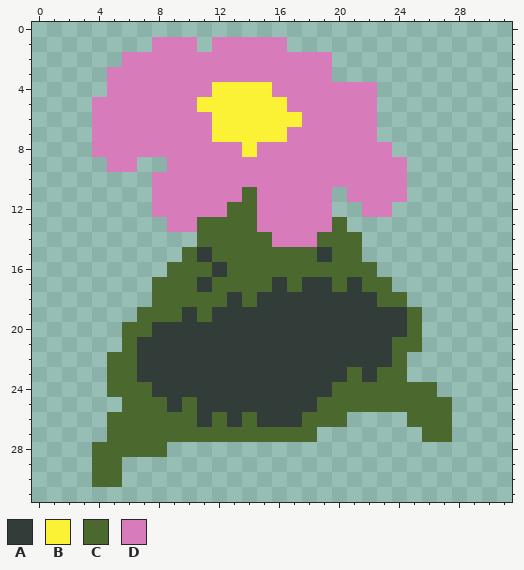
File history of a pixel-art sprite, Assets/Art/FlowerEnemy/FlowerEnemyAttack/FlowerEnemyAttack5.png. Above: the version before the commit.
The file is 32x32 pixels.
Palette (. is transparent): A #323c39  B #fbf236  C #4b692f  D #d77bba
Pixels before, first column x 4:
 1 ....DDD.DDDDD...........
 2 ..DDDDDDDDDDDDDD........
 3 .DDDDDDDDDDDDDDD........
 4 .DDDDDDDBBBBDDDDDDD.....
 5 DDDDDDDBBBBBBDDDDDD.....
 6 DDDDDDDDBBBBBBDDDDD.....
 7 DDDDDDDDBBBBBDDDDDD.....
 8 DDDDDDDDDDBDDDDDDDDD....
 9 .DD..DDDDDDDDDDDDDDDD...
10 ....DDDDDDDDDDDDDDDDD...
11 ....DDDDDDCDDDDD.DDDD...
12 ....DDDDDCCDDDDD..DD....
13 .....DDCCCCDDDDDC.......
14 .......CCCCCDDDCCC......
15 ......CACCCCCCCACC......
16 .....CCCACCCCCCCCCC.....
17 ....CCCACCCCACAACACC....
18 ....CCCCCACAAAAAAAACC...
19 ...CCCACAAAAAAAAAAAAAC..
20 ..CCAAAAAAAAAAAAAAAAAC..
21 ..CAAAAAAAAAAAAAAAAACC..
22 .CCAAAAAAAAAAAAAAAAAC...
23 .CCAAAAAAAAAAAAAACACC...
24 .CCCAAAAAAAAAAAACCCCCCC.
25 ..CCCACAAAAAAAACCCCCCCCC
26 .CCCCCCACACAAACCC....CCC
27 .CCCCCCCCCCCCCC.......CC
28 CCCCC...................
29 CC......................
30 CC......................
The same view after the edit:
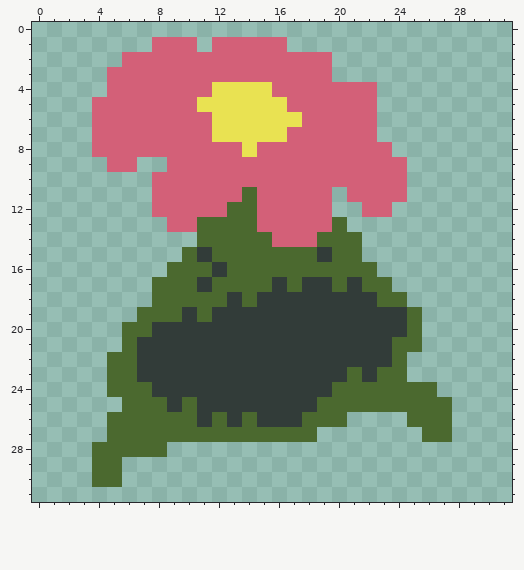
The edit:
colour B: #fbf236 -> #e9e252
colour D: #d77bba -> #d36078
Changed places in both pictures, as pixel boxes (x1, y1, x2, y2):
changed: (92, 37, 407, 247)
